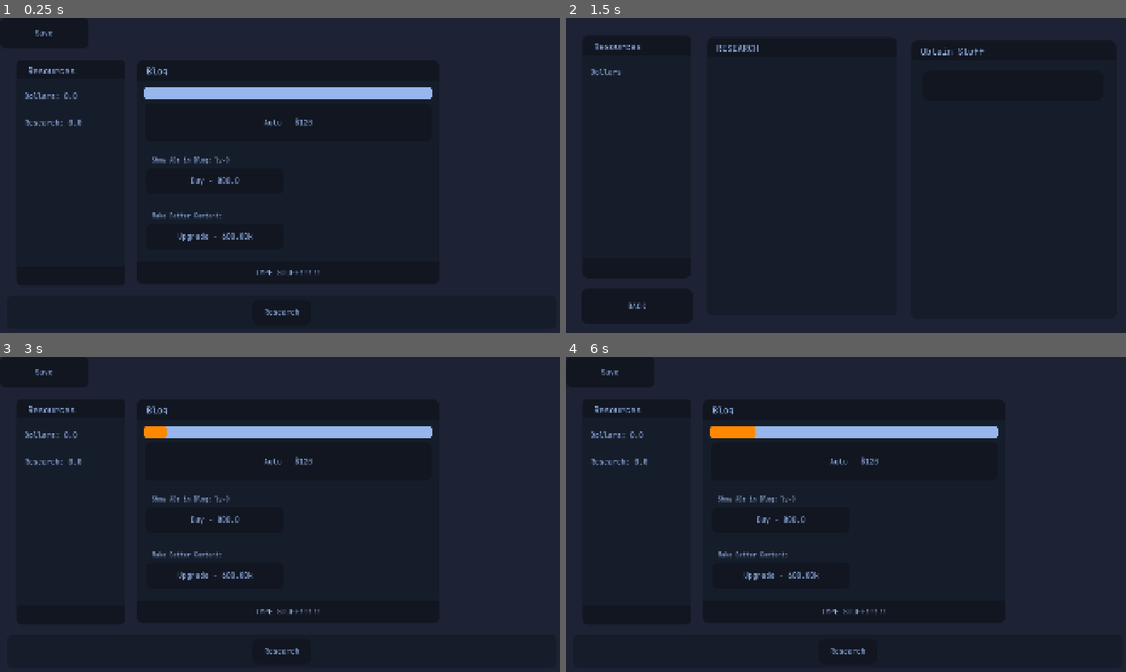
Above: before the commit, frames 1-4 (two rows, left to right).
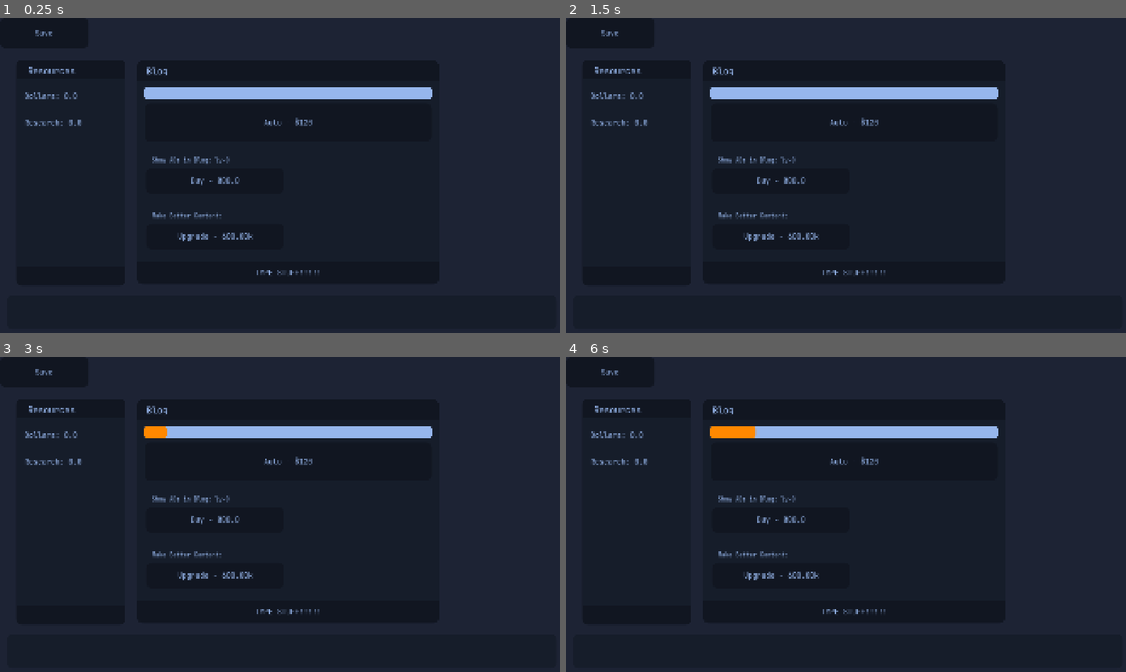
Above: after the commit, the same moments.

Repository: SH4D0W-D3V/SHADOW-NET
Game: Godot game, scene res://Scenes/home_screen.tscn
The game is run twice, just before and just after one commit, with the same random seed, the same clock (stepped at 60 frames per second) and the same inputs.
Inputs (mouse positions are in pixels of both pictures, inside the frame that each line leads up to):
- Up to frame 1 (0.25 s): no input
- Up to frame 2 (1.5 s): click "Save" at 0.5 s; click (846, 310) at 1.25 s, where only the run before the commit has a clickable "Research"
- Up to frame 3 (3 s): click (72, 646) at 2 s, where only the run before the commit has a clickable "BACK"; click "TYPE STUFF!!!!!" at 2.75 s
- Up to frame 4 (6 s): click "Auto - $120" at 3.5 s; click "Buy - 800.0" at 4.25 s; click "Upgrade - 600.00k" at 5 s; click "TYPE STUFF!!!!!" at 5.75 s

The runs differ from the first frame. In frame 1, less than 0.1% of the frame differs, in the area x 47-54%, y 92-95%; in frame 2, 3.3%, in the area x 4-78%, y 3-93%; in frame 3, less than 0.1%; in frame 4, less than 0.1%.

Commit message:
Working Research mode

Diff:
--- a/Scenes/research.gd
+++ b/Scenes/research.gd
@@ -1,11 +1,12 @@
 extends Control
 
+# Define your items here
 var shop_items = [
 	{
 		"name": "Speed Boots",
-		"unlock_at": 1,  # The "Milestone" to show the button
-		"cost": 5,      # The actual price to buy it
-		"id": "speed_up"  # A unique tag to know what code to run
+		"unlock_at": 1,
+		"cost": 5,
+		"id": "speed_up"
 	},
 	{
 		"name": "Golden Sword",
@@ -18,33 +19,39 @@
 func _ready() -> void:
 	refresh_shop()
 
-
-func refresh_shop ():
+func refresh_shop():
 	for child in $Research/Scroll/VBox.get_children():
 		child.queue_free()
 	for item in shop_items:
-		if Global.Research_points >= item["unlock_at"]:
+		var is_unlocked = Global.Research_points >= item["unlock_at"]
+		var already_bought = item["id"] in Global.purchased_ids
+		if is_unlocked and not already_bought:
 			create_button(item)
 
 func create_button(data):
 	var btn = Button.new()
 	btn.text = data["name"] + " (Cost: " + str(data["cost"]) + ")"
 	btn.pressed.connect(_on_button_pressed.bind(data["id"], data["cost"]))
+
 	$Research/Scroll/VBox.add_child(btn)
 
 func _on_button_pressed(item_id: String, cost: int):
 	if Global.Research_points >= cost:
 		Global.Research_points -= cost
+		Global.purchased_ids.append(item_id)
+		Global.save_game()
 		run_item_logic(item_id)
+		refresh_shop()
 	else:
-		print(Global.Research_points)
+		print("Insufficient Research Points!")
 
 func run_item_logic(id):
 	match id:
 		"speed_up":
-			pass
+			print("Player is now faster!")
 		"power_up":
-			pass
+			print("Player is now stronger!")
 
 func _on_back_pressed() -> void:
+	Global.save_game()
 	get_tree().change_scene_to_file("res://Scenes/home_screen.tscn")
--- a/scripts/Global.gd
+++ b/scripts/Global.gd
@@ -23,19 +23,19 @@
 var Cpu_Dollar = 0
 var Cpu_Research_lv:int = 0
 #Research
+var Research: bool = false
 var Research_points:float = 0
+var purchased_ids: Array = []
 
 #----SetUp On Play----
 func _ready() -> void:
 	load_game()
 	setup_auto_save_timer()
-	print(str(Cpu_states[1]))
 #----Save and load data----
 func save_game():
 	if reset_mode:
 		clear_save()
 		return
-	print(str(Cpu_states[1]))
 	var save_data = {
 		#Resources
 		"Dollars": Dollars,
@@ -53,7 +53,9 @@
 		"Cpu_Dollar": Cpu_Dollar,
 		"Cpu_Research_lv": Cpu_Research_lv,
 		#Research
+		"Research": Research,
 		"Research_points": Research_points,
+		"purchased_ids": purchased_ids,
 	}
 	var file = FileAccess.open("user://savegame.json", FileAccess.WRITE)
 	file.store_string(JSON.stringify(save_data))
@@ -61,13 +63,11 @@
 
 func load_game():
 	if not FileAccess.file_exists("user://savegame.json"):
-		print("NO")
 		return
 	var file = FileAccess.open("user://savegame.json", FileAccess.READ)
 	var data = JSON.parse_string(file.get_as_text())
 	file.close()
 	if data == null:
-		print("null")
 		return
 	#resources
 	Dollars     = data["Dollars"]
@@ -86,7 +86,9 @@
 	Cpu_Dollar = data["Cpu_Dollar"]
 	Cpu_Research_lv = data["Cpu_Research_lv"]
 	#Research
+	Research = data["Research"]
 	Research_points = data["Research_points"]
+	purchased_ids = data["purchased_ids"]
 
 func clear_save():
 	if FileAccess.file_exists("user://savegame.json"):
--- a/scripts/cpu.gd
+++ b/scripts/cpu.gd
@@ -8,6 +8,10 @@
 	for checkbox in get_tree().get_nodes_in_group("Checkbox"):
 		checkbox.toggled.connect(_update_label)
 		_update_label(false) # set initial value
+	if Global.Research == true:
+		$ResourcesCard/card2.show()
+	else:
+		$ResourcesCard/card2.hide()
 
 func _update_label(_toggled_value) -> void:
 	Global.Selected = get_checked_count()
--- a/scripts/home_screen.gd
+++ b/scripts/home_screen.gd
@@ -8,7 +8,7 @@
 	if Global.Auto_type == true:
 		$Blog/AutoCont/Upgrade.show()
 		$Blog/AutoCont/Auto.hide()
-	Cpu_btn_setup()
+	Nav_btn_setup()
 	Update_all_txt()
 
 func _process(_delta: float) -> void:
@@ -44,9 +44,9 @@
 		Global.Dollars -= 480 * pow(2, Global.Auto_type_level - 1)
 		Global.Auto_type_level += 1
 		Update_all_txt()
-		Cpu_btn_setup()
+		Nav_btn_setup()
 
-func Cpu_btn_setup():
+func Nav_btn_setup():
 	if Global.Auto_type_level >= 4:
 		$Navigation/HBox/cpu.show()
 		if Global.Cpu == true:
@@ -55,6 +55,14 @@
 			$Navigation/HBox/cpu.text = "Unlock: $4k"
 	else:
 		$Navigation/HBox/cpu.hide()
+	if Global.Auto_type_level >= 6:
+		$Navigation/HBox/Research.show()
+		if Global.Research == true:
+			$Navigation/HBox/Research.text = "Research"
+		else:
+			$Navigation/HBox/Research.text = "Unlock: $30k"
+	else:
+		$Navigation/HBox/Research.hide()
 
 func _on_buy_ads_pressed() -> void:
 	if Global.Dollars >= 800 * pow(2, Global.blog_level):
@@ -86,4 +94,8 @@
 	$Blog/AutoCont/Label.text = "Auto: lv-" + str(Global.Auto_type_level)
 
 func _on_research_pressed() -> void:
-	get_tree().change_scene_to_file("res://Scenes/Research.tscn")
+	if Global.Research == false:
+		if Global.Dollars >= 30000:
+			Global.Research = true
+	else :
+		get_tree().change_scene_to_file("res://Scenes/Research.tscn")
